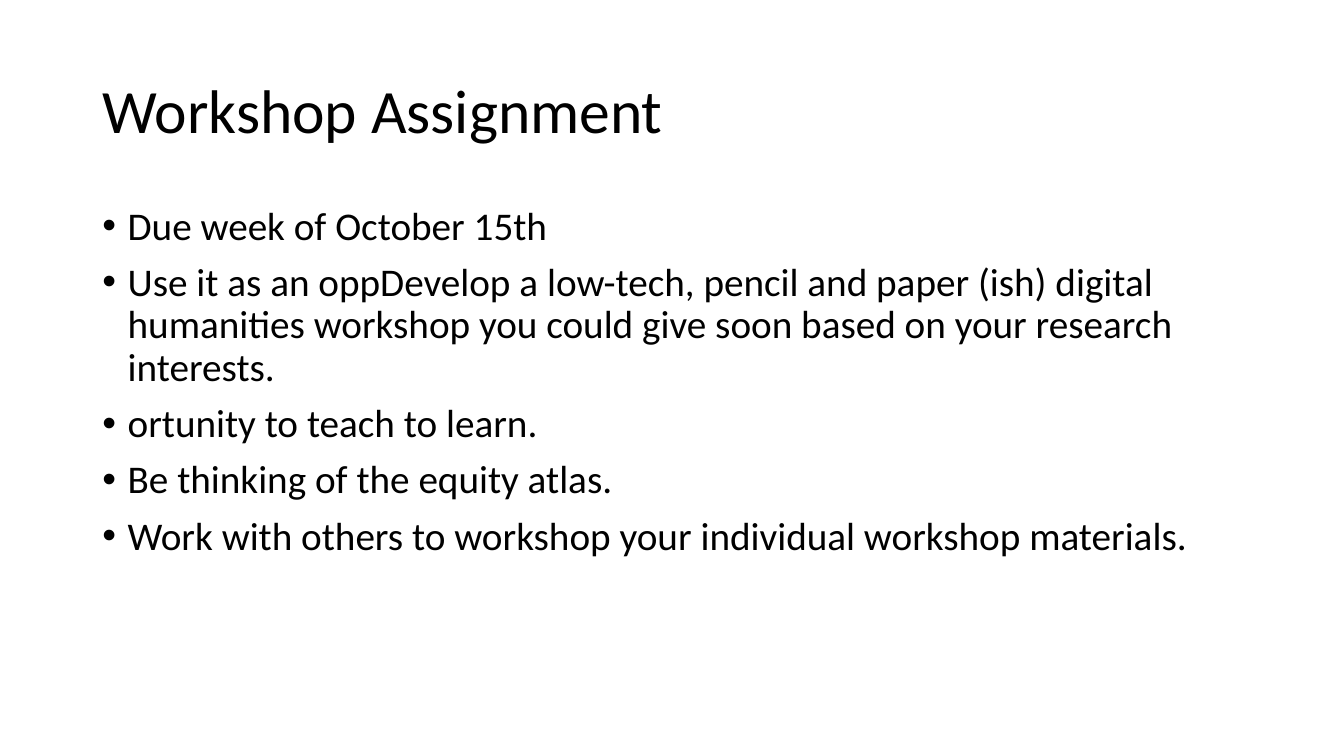
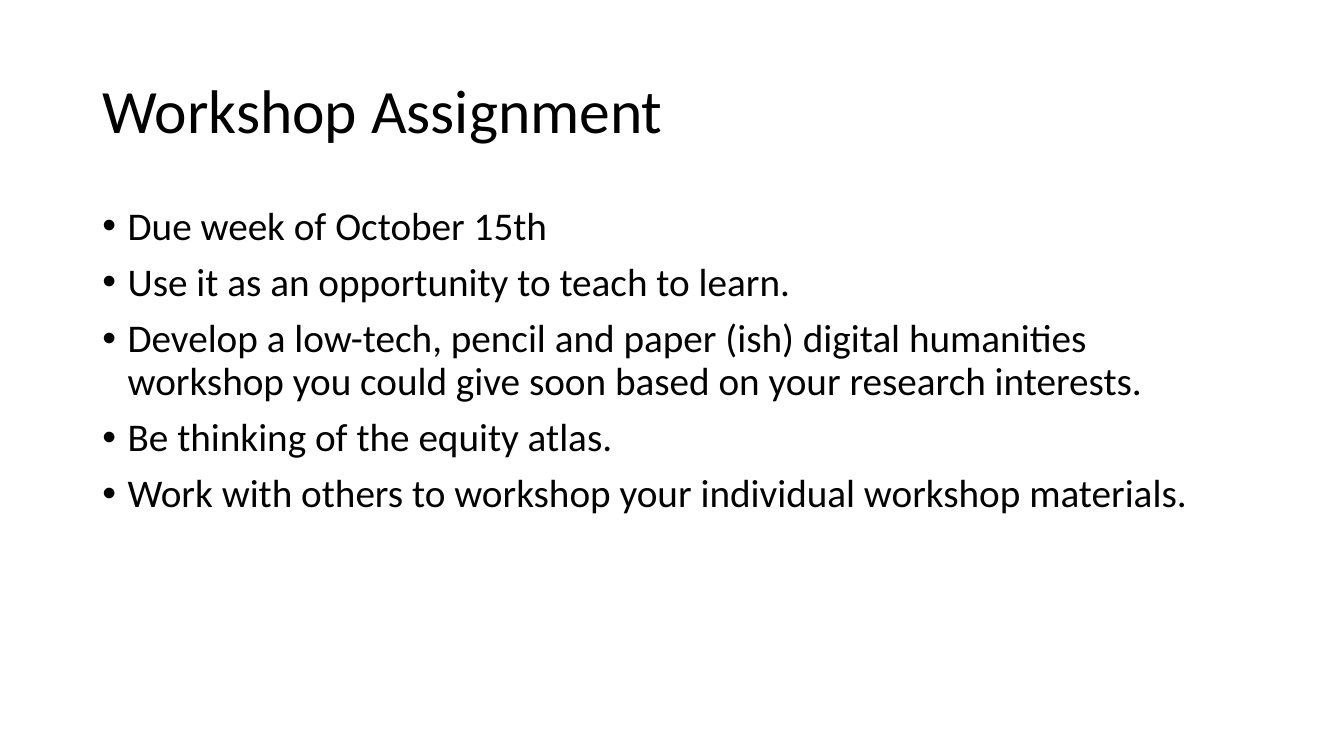
Before and after one commit to scholarslab/praxis, a slide deck: slide 3 of assets/workshop-on-workshops/workshop-on-workshops.pptx. Drawn at 1344x756 pixels with LibreOffice and Linux fonts; fonts in the diff are those of the drawing. Boxes give left, top, right and bottom in pixels: in the first picture for what was removed or moved away, otherwise in the second. Text is boxed around its words. In the diff, an @@ line names an element or a change of style, - is before the commit and + after.

Commit message:
Update slides

```diff
--- a/assets/workshop-on-workshops/workshop-on-workshops.pptx
+++ b/assets/workshop-on-workshops/workshop-on-workshops.pptx
@@ text at box(128, 268, 1142, 402): text changed @@
-• Use it as an oppDevelop a low-tech, pencil and paper (ish) digital humanities workshop you could give soon based on your research interests.
-• ortunity to teach to learn.
+• Use it as an opportunity to teach to learn.
+• Develop a low-tech, pencil and paper (ish) digital humanities workshop you could give soon based on your research interests.
```
Also in this commit, not shown: 1 other slide changed.
